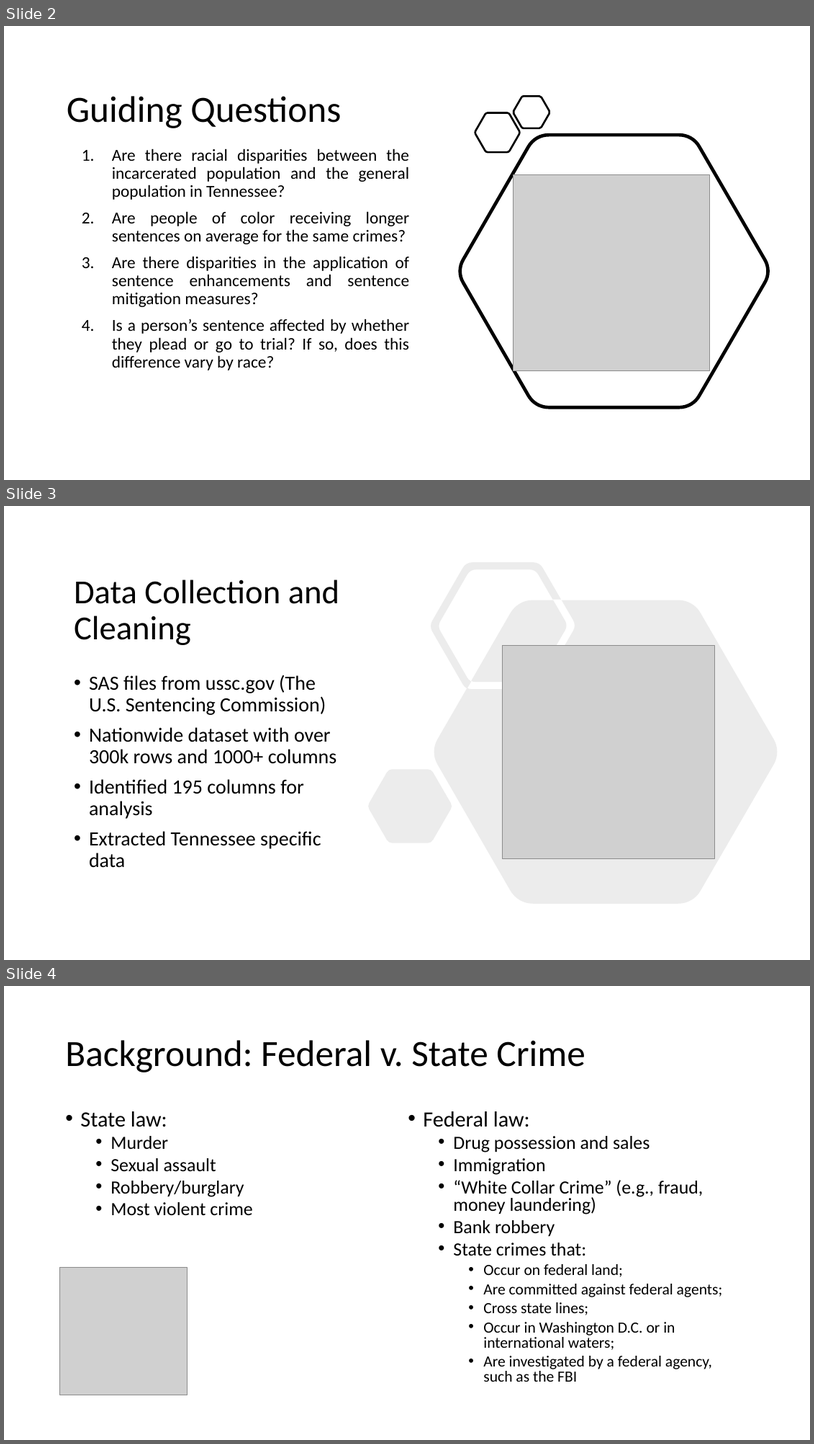
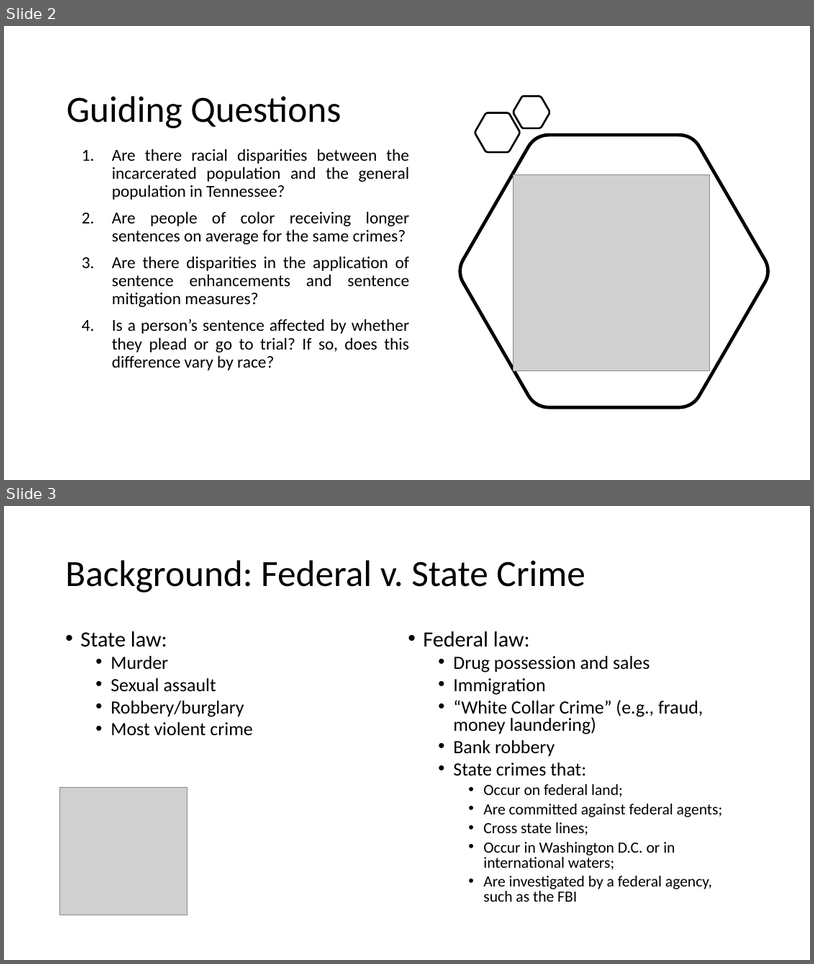
Before and after one commit to jenwhitson/sentencing_project, a slide deck: Presentation.pptx. Shown one above the other, each under a label of ours: slides 2, 3 and 4 before the commit, slides 2 and 3 after it. The pictures are 814x1444 and 814x964 pixels, drawn with LibreOffice and Linux fonts; fonts in the diff are those of the drawing; grey boxes stand for pictures. Boxes give left, top, right and bottom in pixels: in the first picture for what was removed or moved away, otherwise in the second. Text is boxed around its words. In the diff, an @@ line names an element or a change of style, - is before the commit and + after.

```diff
--- a/Presentation.pptx
+++ b/Presentation.pptx
@@ slide 3 removed at (x1=4, y1=506, x2=810, y2=960), background #FFFFFF @@
@@ freeform shape removed at (x1=369, y1=562, x2=778, y2=903) @@
@@ title removed at (x1=74, y1=579, x2=340, y2=645) @@
-Data Collection and Cleaning
@@ picture removed at (x1=502, y1=645, x2=715, y2=858) @@
@@ text removed at (x1=89, y1=674, x2=337, y2=867) @@
-• SAS files from ussc.gov (The U.S. Sentencing Commission)
-• Nationwide dataset with over 300k rows and 1000+ columns
-• Identified 195 columns for analysis
-• Extracted Tennessee specific data
@@ what was slide 4 is now slide 3 @@
```
Also in this commit, not shown: 1 slide changed, 2 other files.
